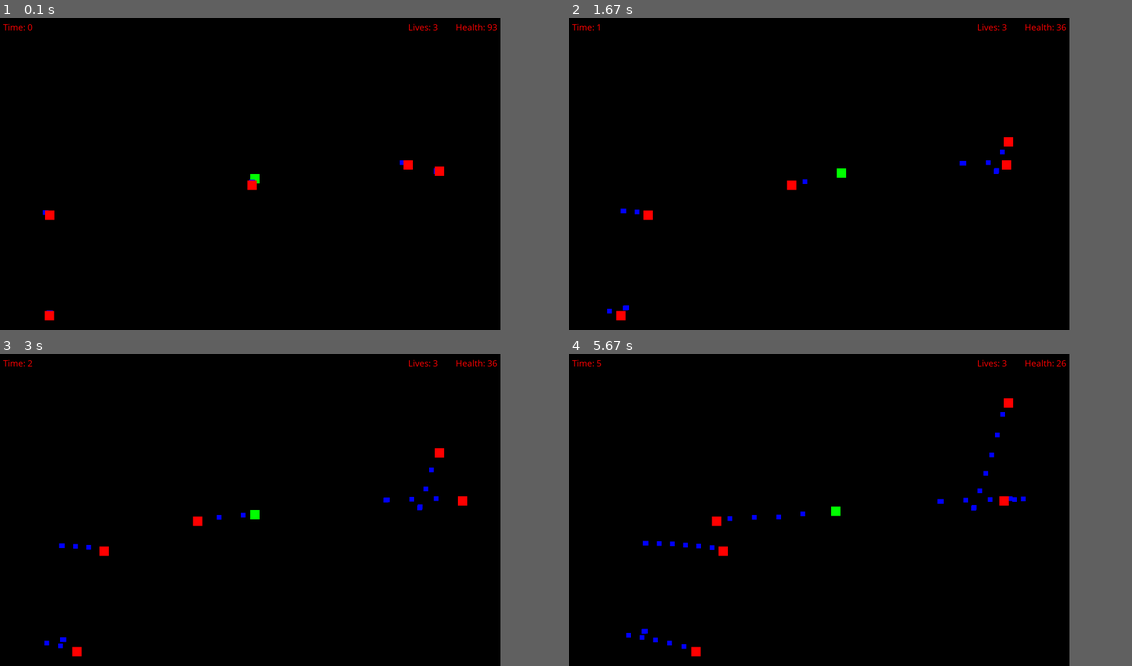
Above: before the commit, frames 1-4 (two rows, left to right).
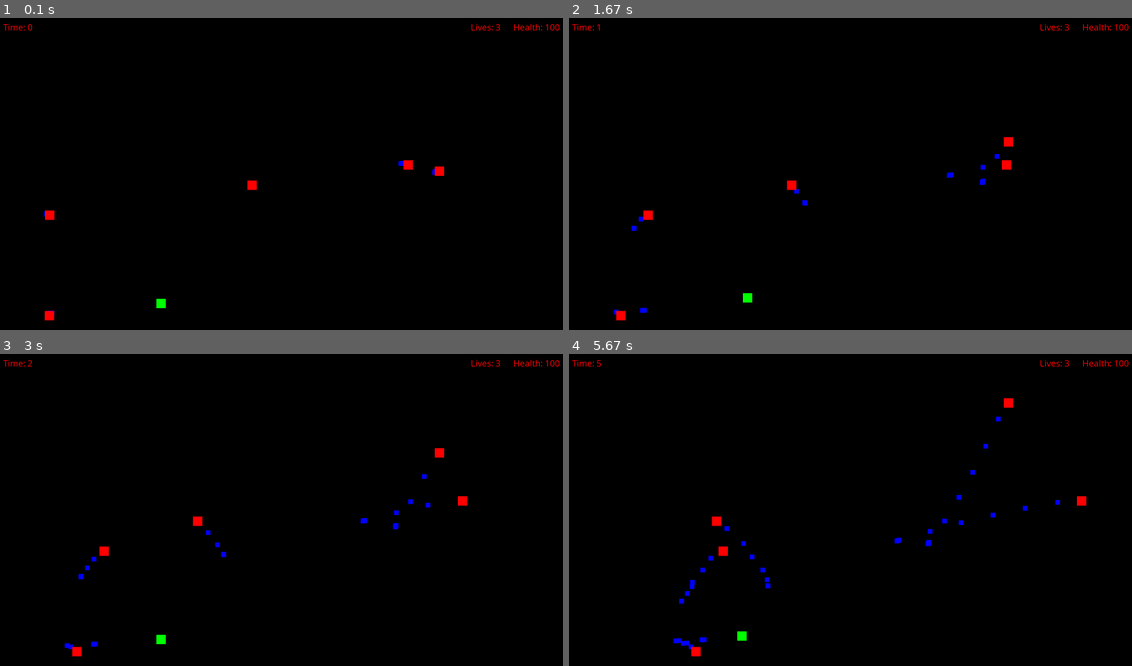
Above: after the commit, the same moments.

Repository: LuciusHayden/Bullet-Hell-Pygame
Game: pygame game, started from main.py
Two runs of this game, one before a commit and one after it. Both use one fixed random seed, a clock stepped at 60 frames per second and the inputs below.
Inputs:
- Up to frame 1 (0.1 s): no input
- Up to frame 2 (1.67 s): hold D 0.33-0.8 s; hold W 0.83-1.13 s; hold D 1.17-1.63 s
- Up to frame 3 (3 s): hold A 1.67-2.2 s; hold S 2.23-2.53 s; hold A 2.57-2.97 s
- Up to frame 4 (5.67 s): hold W 3-3.37 s; hold D 3.4-4.03 s; hold S 4.07-4.43 s; hold A 4.47-4.93 s; hold D 4.97-5.43 s; hold W from 5.47 s (still down)
In our replay, the window is 800x500 before the commit and 900x500 after it. These sizes can differ from the game's own. Grey fills any space a smaller window leaves; there, only what the larger window draws over its background counts as a difference.

The runs differ from the first frame. In frame 1, 0.3% of the frame differs, in the area x 7-100%, y 1-96%; in frame 2, 0.6%; in frame 3, 0.8%; in frame 4, 1.3%, in the area x 10-100%, y 1-95%.

Commit message:
small changes to code and readme

Diff:
--- a/main.py
+++ b/main.py
@@ -1,13 +1,13 @@
 import pygame
 import random
 import math
-import time
+
 
 pygame.init()
 pygame.font.init()
 font = pygame.font.SysFont('Comic Sans MS', 30)
 
-screen_width = 1600
+screen_width = 1800
 screen_height = 1000
 
 screen = pygame.display.set_mode((screen_width, screen_height))
@@ -16,6 +16,8 @@
 projectiles3 = pygame.sprite.Group()
 projectiles4 = pygame.sprite.Group()
 projectiles5 = pygame.sprite.Group()
+allProjectiles = pygame.sprite.Group()
+
 enemies = pygame.sprite.Group()
 
 difficulty = "easy"
@@ -77,7 +79,6 @@
         self.speed = speed
         self.target = target
         self.pos = pygame.math.Vector2(x, y)
-
         direction_vector = pygame.math.Vector2(player.character.x - x, player.character.y - y)
         self.velocity = direction_vector.normalize() * self.speed
 
@@ -86,6 +87,7 @@
         self.character.topleft = (int(self.pos.x), int(self.pos.y))
         if self.character.x > screen_width or self.character.x < 0 or self.character.y > screen_height or self.character.y < 0:
             self.kill()
+
 def game_end():
     global lost_start_time
     global show_player
@@ -99,9 +101,13 @@
         projectile.kill()
     for projectile in projectiles3:
         projectile.kill()
+    for projectile in projectiles4:
+        projectile.kill()
+    for projectile in projectiles5:
+        projectile.kill()
     show_player = False
 
-player = Player(800, 500, health, 5, 0.5, lives)
+player = Player(screen_height // 2, screen_width // 2, health, 5, 1, lives)
 
 enemy1 = Enemy(random.randint(100, 300), random.randint(600, 1000), health * 1.2, 7, 1, random.choice(["up", "down", "left", "right"]))
 enemy2 = Enemy(random.randint(1200, 1500), random.randint(200, 500), health * 1.2, 7, 1, random.choice(["up", "down", "left", "right"]))
@@ -118,6 +124,8 @@
 lost = False
 run = True
 show_player = True
+
+
 while run:
     run_time = pygame.time.get_ticks()
 
@@ -173,45 +181,52 @@
             life_cd = False
 
 
+
 #Handles the projectiles
 #multiple projectile types at the same time from all enemies
+
+
     for enemy in enemies:
         if run_time % 1000 == 0:
-            projectile = Projectile(enemy.character.x, enemy.character.y, 15,10, 0.3, (player.character.x, player.character.y))
+            projectile = Projectile(enemy.character.x, enemy.character.y, 15,10, 0.8, (player.character.x, player.character.y))
             projectiles.add(projectile)
+            allProjectiles.add(projectile)
         if run_time > 15000 and run_time % 2000 == 0:
             projectile = Projectile(enemy.character.x, enemy.character.y, 20,15, 0.5, (player.character.x, player.character.y))
             projectiles2.add(projectile)
+            allProjectiles.add(projectile)
             enemy.damage += 1
         if run_time > 30000 and run_time % 3000 == 0:
-            projectile = Projectile(enemy.character.x, enemy.character.y, 30,20, 0.7, (player.character.x, player.character.y))
+            projectile = Projectile(enemy.character.x, enemy.character.y, 30,20, 0.5, (player.character.x, player.character.y))
             projectiles3.add(projectile)
+            allProjectiles.add(projectile)
             enemy.damage += 2
         if run_time > 45000 and run_time % 2000 == 0:
             projectile = Projectile(enemy.character.x, enemy.character.y, 15,10, 0.3, (player.character.x, player.character.y))
             projectiles.add(projectile)
+            allProjectiles.add(projectile)
         if run_time > 60000 and run_time % 3000 == 0:
             projectile = Projectile(enemy.character.x, enemy.character.y, 20,15, 0.5, (player.character.x, player.character.y))
             projectiles2.add(projectile)
+            allProjectiles.add(projectile)
         if run_time > 75000 and run_time % 3000 == 0:
             projectile = Projectile(enemy.character.x, enemy.character.y, 30,20, 0.7, (player.character.x, player.character.y))
             projectiles3.add(projectile)
+            allProjectiles.add(projectile)
         if run_time > 90000 and run_time % 5000 == 0:
             projectile = Projectile(enemy.character.x, enemy.character.y, 15,3, 1.3, (player.character.x, player.character.y))
             projectiles4.add(projectile)
+            allProjectiles.add(projectile)
         if run_time > 90000 and run_time % 1000 == 0:
             projectile = Projectile(enemy.character.x, enemy.character.y, 10,5, 0.8, (player.character.x, player.character.y))
             projectiles5.add(projectile)
+            allProjectiles.add(projectile)
 #handles showing the player and the projectiles which is useful for other functions
     if show_player == True:
         pygame.draw.rect(screen, (0, 255, 0), player.character)
 # updates the projectile locations and draws them into the screen ONLY if show_projectiles is true
     if show_projectiles == True:
-        projectiles.update()
-        projectiles2.update()
-        projectiles3.update()
-        projectiles4.update()
-        projectiles5.update()
+        allProjectiles.update()
         for projectile in projectiles:
             pygame.draw.rect(screen, (0, 0, 255), projectile.character)
         for projectile in projectiles2:
@@ -222,6 +237,7 @@
             pygame.draw.rect(screen, (255, 100, 100), projectile.character)
         for projectile in projectiles5:
             pygame.draw.rect(screen, (100, 255, 255), projectile.character)
+
 
 #handles the movement of the player
     key = pygame.key.get_pressed()
@@ -240,6 +256,7 @@
             enemy.move_up_down()
         elif enemy.direction in ["left", "right"]:
             enemy.move_left_right()
+
 #Handles the game ending
     if player.lives <= 0:
         game_end()
Not shown, changed: README.md
Not shown, added: bash.exe.stackdump
